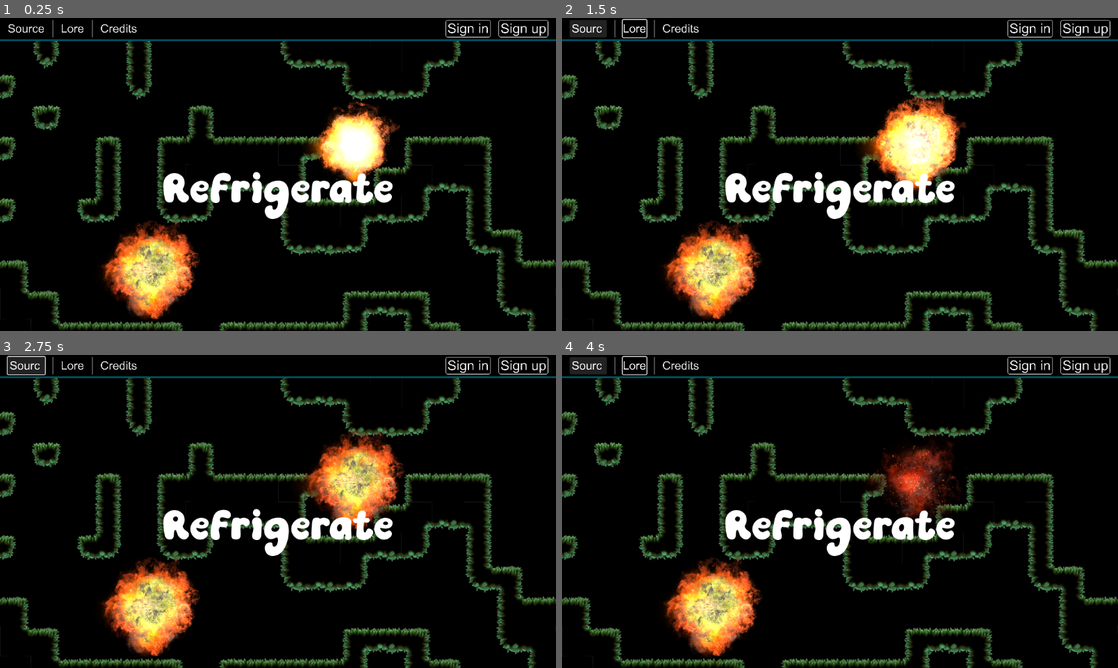
Above: before the commit, frames 1-4 (two rows, left to right).
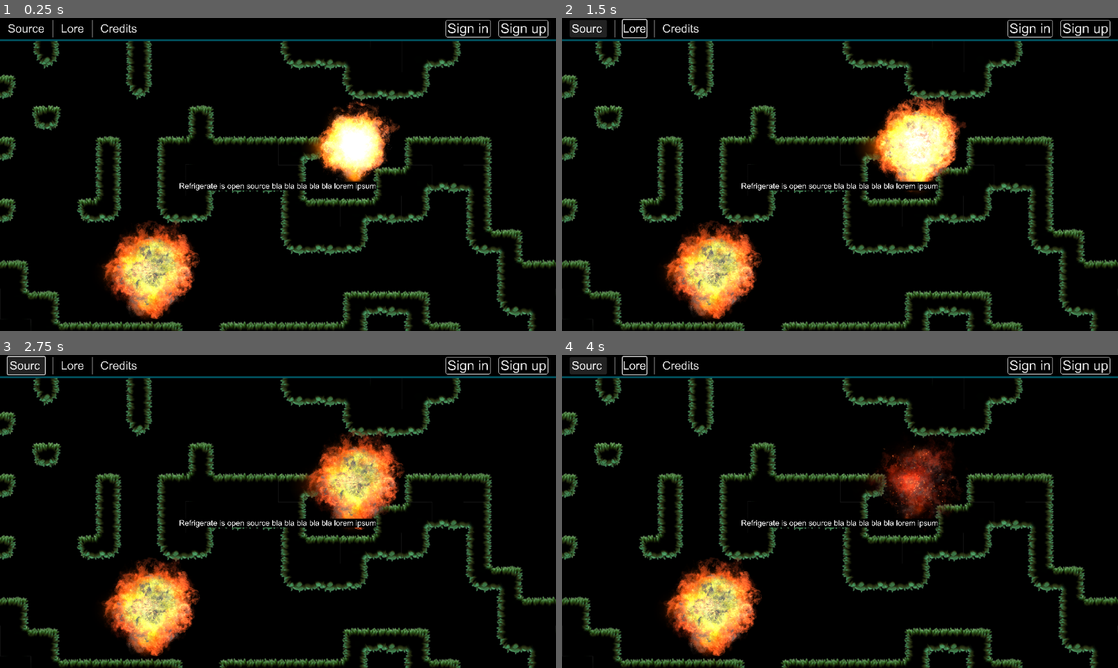
Above: after the commit, the same moments.

Repository: kit-solent/refrigerate
Game: Godot game, scene res://core/auth/start.tscn
Two runs of this game, one before a commit and one after it. Both use one fixed random seed, a clock stepped at 60 frames per second and the inputs below. This scene is started directly instead of the project's main scene. Video files are missing from this copy of the repository; at most half a second of black plays in their place.
Inputs:
- Up to frame 1 (0.25 s): no input
- Up to frame 2 (1.5 s): click "Source" at 0.5 s; hold Right (player right) from 1.28 s (still down)
- Up to frame 3 (2.75 s): tap Up (player jump) at 1.52, 2.27 s; release Right (player right) at 2.03 s; hold Left (player left) from 2.03 s (still down)
- Up to frame 4 (4 s): release Left (player left) at 2.78 s; hold Right (player right) from 2.78 s (still down); tap Up (player jump) at 3.77 s

The runs differ from the first frame. In frame 1, 2.5% of the frame differs, in the area x 29-71%, y 49-65%; in frame 2, 2.5%; in frame 3, 2.5%; in frame 4, 2.5%.

Commit message:
SaveBot commit at 2025-01-29 13:16:28

Diff:
--- a/core/auth/start.tscn
+++ b/core/auth/start.tscn
@@ -139,14 +139,23 @@
 [node name="tab_container" type="TabContainer" parent="main/main/center_container"]
 layout_mode = 2
 theme_override_styles/panel = SubResource("StyleBoxEmpty_kgo2p")
-current_tab = 0
+current_tab = 1
 tabs_visible = false
 
-[node name="label" type="Label" parent="main/main/center_container/tab_container"]
+[node name="name" type="Label" parent="main/main/center_container/tab_container"]
+visible = false
 layout_mode = 2
 theme_override_fonts/font = ExtResource("5_eawyg")
 theme_override_font_sizes/font_size = 146
 text = "Refrigerate"
 metadata/_tab_index = 0
 
+[node name="source" type="PanelContainer" parent="main/main/center_container/tab_container"]
+layout_mode = 2
+metadata/_tab_index = 1
+
+[node name="label" type="Label" parent="main/main/center_container/tab_container/source"]
+layout_mode = 2
+text = "Refrigerate is open source bla bla bla bla bla lorem ipsum"
+
 [connection signal="finished" from="main/main/backgrounds/gameplay_video" to="." method="_on_gameplay_video_finished"]
